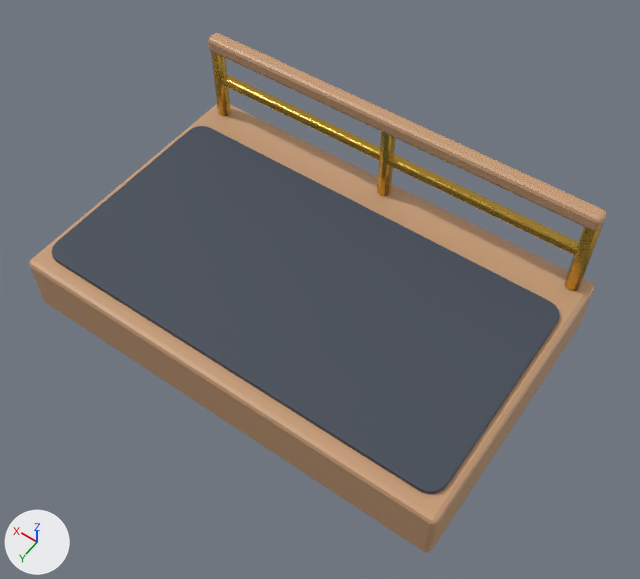
The Blender file ArtSource/Blender/WallHabitat/WallHabitat_HallwaySegment.blend: old version first, new version second.
Before and after are seen from a camera (50 mm lens) standing at (-0.0974, 0.0083, 0.2003) and looking at (-0.0069, -0.1185, 0.0011). Arrows for +X, +Y and +Z are at lower left; the lights stay in place. The first picture is the older version.

The first picture shows 'WallHabitat_HallwaySegment_Mesh'.
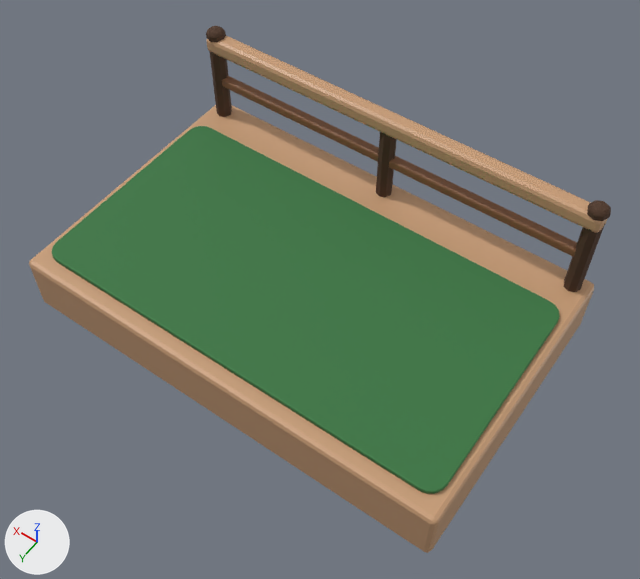
The change, as a list of edits to the scene's bpy script:
```text
Add mat_mat_forestmoss:
    mat_mat_forestmoss = principled_material('Mat_ForestMoss')
    mat_mat_forestmoss.base_color = (0.038, 0.179, 0.0509)  # dark green #377540
    mat_mat_forestmoss.roughness = 0.78
Add mat_mat_treebark:
    mat_mat_treebark = principled_material('Mat_TreeBark')
    mat_mat_treebark.base_color = (0.0757, 0.0347, 0.0163)  # brown #4e3422
    mat_mat_treebark.roughness = 0.85
Add mat_mat_leathersatchel:
    mat_mat_leathersatchel = principled_material('Mat_LeatherSatchel')
    mat_mat_leathersatchel.base_color = (0.233, 0.1, 0.0432)  # brown #85593b
    mat_mat_leathersatchel.roughness = 0.55
Change me_cube:
    used by ob_wallhabitat_hallwaysegment_mesh; parent = ob_wallhabitat_hallwaysegment; location = (0.0, 0.122, -0.01)
    remove me_cube.from_pydata(...)  # 508 vertices, 460 faces; spans x -0.07..0.07, y -0.045..0.045, z -0.01..0.0405
    add me_cube.from_pydata(...)  # 564 vertices, 534 faces; spans x -0.07..0.07, y -0.045..0.045, z -0.01..0.0436
    me_cube part 1: a new loose piece, a UV sphere (8 segments, 5 rings, poles along z) spanning x -0.0674..-0.0614, y 0.037..0.043, z 0.0388..0.0436, in mat_mat_treebark (brown #4e3422)
    me_cube part 2: a new loose piece, an 8-sided cylinder along z spanning x -0.0026..0.0026, y 0.0374..0.0426, z 0.01..0.038, in mat_mat_treebark (brown #4e3422)
    me_cube part 3: a new loose piece, an 8-sided cylinder along z spanning x 0.0618..0.067, y 0.0374..0.0426, z 0.01..0.038, in mat_mat_treebark (brown #4e3422)
    me_cube part 4: a new loose piece, a UV sphere (8 segments, 5 rings, poles along z) spanning x 0.0614..0.0674, y 0.037..0.043, z 0.0388..0.0436, in mat_mat_treebark (brown #4e3422)
    me_cube part 5: the loose piece of 20 vertices spanning x 0.0623..0.0665, y 0.0378..0.0422, z 0.01..0.038 is deleted
    me_cube part 6: the loose piece of 20 vertices spanning x -0.0021..0.0021, y 0.0378..0.0422, z 0.01..0.038 is deleted
    me_cube part 7
    4 vertices are removed from x -0.0665..-0.0657, y 0.0407..0.0418, z 0.01..0.038
    5 faces are deleted
    12 vertices in x -0.0644..0.0644, y 0.0391..0.0409, z 0.0232..0.0255 move by (0.0, 0.0, -0.0006)
    6 vertices in x -0.0642..0.0642, y 0.0387..0.0388, z 0.0233..0.0255 move by (0.0, -0.0001, -0.0006)
    6 vertices in x -0.0642..0.0642, y 0.0412..0.0413, z 0.0233..0.0255 move by (0.0, 0.0001, -0.0006)
    4 vertices in x -0.0642..0.0642, y 0.0391..0.0409, z 0.0259 move by (0.0, 0.0, -0.0005)
    3 vertices in x -0.0631..0.0664, y 0.0413..0.0418, z 0.01..0.038 move by (0.0005, 0.0, 0.0)
    3 vertices in x -0.0638, y 0.0385..0.0387, z 0.0232..0.0255 move by (0.0001, -0.0001, -0.0006)
    94 vertices move from x -0.0665..0.0664, y 0.0375..0.0425, z 0.01..0.0405 to x -0.067..0.0669, y 0.0372..0.0427, z 0.01..0.0408
    3 new faces join them, mat_mat_treebark (brown #4e3422)
    me_cube part 8: 3 kept faces spanning x -0.067..-0.0618, y 0.0374..0.0418, z 0.01..0.038 are now shaded flat
    me_cube part 9: 262 faces spanning x -0.067..0.067, y -0.04..0.03, z 0.01..0.0115 switch from mat_mat_feltslate (greyish blue #424a57) to mat_mat_forestmoss (dark green #377540)
    me_cube part 10: 54 faces spanning x -0.0644..0.0644, y 0.0384..0.0416, z 0.0224..0.0256 switch from mat_mat_brass (yellow #d9b047) to mat_mat_leathersatchel (brown #85593b)
    me_cube part 11: 7 faces spanning x -0.067..-0.0618, y 0.0374..0.0426, z 0.01..0.038 switch from mat_mat_brass (yellow #d9b047) to mat_mat_treebark (brown #4e3422)
```

What differs and where, as boxes (x1, y1, x2, y2) in the pictures (640 x 579 px; the box of a moved part takes in the faces that stretch with it):
'WallHabitat_HallwaySegment_Mesh', reshaped
    before: (29, 33, 607, 553)
    after: (29, 26, 611, 553)
part 1 of me_cube, added
    after: (206, 26, 226, 42)
part 2 of me_cube, added (brown)
    after: (376, 132, 397, 197)
part 3 of me_cube, added (brown)
    after: (564, 224, 605, 292)
part 4 of me_cube, added
    after: (587, 200, 611, 221)
part 5 of me_cube, deleted
    before: (564, 222, 604, 291)
part 6 of me_cube, deleted
    before: (377, 131, 396, 196)
part 7 of me_cube, moved or reshaped
    before: (208, 33, 607, 231)
    after: (207, 36, 607, 233)
part 8 of me_cube, shading changed
    both: (217, 55, 231, 116)
part 9 of me_cube, recoloured (greyish blue to dark green)
    both: (52, 126, 560, 494)
part 10 of me_cube, recoloured
    both: (222, 76, 577, 255)
part 11 of me_cube, recoloured
    both: (211, 52, 231, 116)
